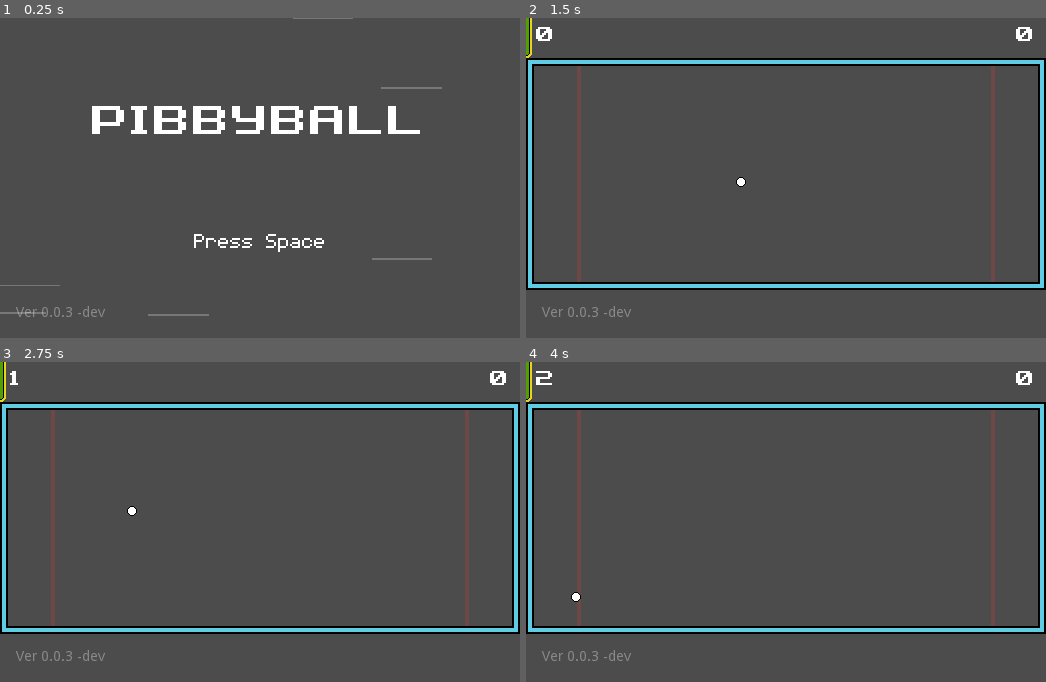
Above: before the commit, frames 1-4 (two rows, left to right).
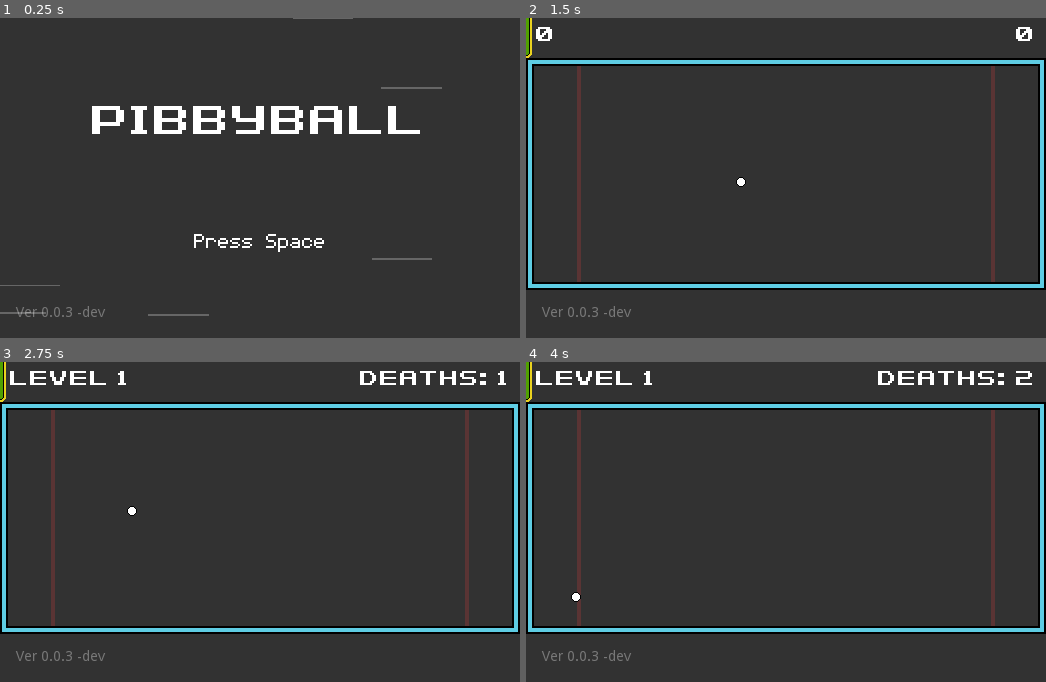
Above: after the commit, the same moments.

Repository: tkshehan/_pong
Game: Godot game, scene res://Main.tscn
Same seed, same stepped clock (60 frames per second), same inputs: the game is played once before the commit and once after it. Sound files missing from this copy of the repository are replaced by a short silence.
Inputs:
- Up to frame 1 (0.25 s): no input
- Up to frame 2 (1.5 s): tap Space (pause) at 0.5, 1.25 s; hold Up (move_up) 0.53-1.28 s; tap Enter (ui_accept) at 0.77 s; hold Down (move_down) from 1.28 s (still down)
- Up to frame 3 (2.75 s): tap Enter (ui_accept) at 1.52 s; release Down (move_down) at 2.03 s; hold Up (move_up) from 2.03 s (still down)
- Up to frame 4 (4 s): tap Enter (ui_accept) at 3.02, 3.77 s; release Up (move_up) at 3.53 s; hold Down (move_down) from 3.53 s (still down)

The runs differ from the first frame. In frame 1, 97% of the frame differs, in the area x 0-100%, y 0-100%; in frame 2, 91%; in frame 3, 91%; in frame 4, 91%.
Error after the commit: Invalid call to function 'update_scores' in base 'Control (HUD.gd)'. Expected 1 arguments. (res://Game/Game.gd:8)

Commit message:
added level progression hud improvements for single player #66ake0

Diff:
--- a/Game/Game.gd
+++ b/Game/Game.gd
@@ -5,11 +5,19 @@
 func _ready():
 	$World.spawn_ball()
 	$HUD/PauseMenu.popup_centered()
+	$HUD.update_scores()
 
 func _on_World_goal(side) -> void:
 	if side == "left":
+		scores[1] += 1
+	elif side == "right":
 		scores[0] += 1
-		$HUD/Score/HBoxContainer/LeftLabel.text = str(scores[0])
-	if side == "right":
-		scores[1] += 1
-		$HUD/Score/HBoxContainer/RightLabel.text = str(scores[1])
+	if _is_game_over():
+		pass
+	$HUD.update_scores(scores)
+
+func _is_game_over():
+	if GameState.num_of_players == 1:
+		return scores[1] > 9
+	else:
+		return scores[0] >= 5 or scores[1] >= 5
--- a/Game/Game.tscn
+++ b/Game/Game.tscn
@@ -8,6 +8,7 @@
 [ext_resource path="res://Game/Actors/Net.tscn" type="PackedScene" id=6]
 [ext_resource path="res://Game/Game.gd" type="Script" id=7]
 [ext_resource path="res://Game/World.gd" type="Script" id=8]
+[ext_resource path="res://Game/HUD.gd" type="Script" id=9]
 
 [sub_resource type="DynamicFont" id=1]
 font_data = ExtResource( 4 )
@@ -63,6 +64,7 @@
 [node name="HUD" type="Control" parent="."]
 anchor_right = 1.0
 anchor_bottom = 1.0
+script = ExtResource( 9 )
 __meta__ = {
 "_edit_use_anchors_": false
 }
--- /dev/null
+++ b/Game/HUD.gd
@@ -0,0 +1,9 @@
+extends Control
+
+func update_scores(scores):
+	if GameState.num_of_players == 1:
+		$Score/HBoxContainer/LeftLabel.text = 'Level ' + str(scores[0] + 1)
+		$Score/HBoxContainer/RightLabel.text = 'Deaths: ' + str(scores[1])
+	else:
+		$Score/HBoxContainer/LeftLabel.text = str(scores[1])
+		$Score/HBoxContainer/RightLabel.text = str(scores[0])
--- a/Main.gd
+++ b/Main.gd
@@ -26,7 +26,7 @@
 
 func start_game():
 	$GUI/TitleScreen.queue_free()
-	$World.add_child(
+	$Game.add_child(
 		game.instance()
 	)
 
--- a/Main.tscn
+++ b/Main.tscn
@@ -6,7 +6,7 @@
 [node name="Main" type="Node"]
 script = ExtResource( 1 )
 
-[node name="World" type="Node2D" parent="."]
+[node name="Game" type="Node2D" parent="."]
 
 [node name="GUI" type="Control" parent="."]
 anchor_right = 1.0
--- a/project.godot
+++ b/project.godot
@@ -99,5 +99,5 @@
 [rendering]
 
 quality/2d/use_pixel_snap=true
-environment/default_clear_color=Color( 0.301961, 0.301961, 0.301961, 1 )
+environment/default_clear_color=Color( 0.2, 0.2, 0.2, 1 )
 environment/default_environment="res://default_env.tres"
Not shown, changed: .mono/metadata/ide_server_meta.txt
Not shown: 1 places in Game/Game.tscn that only renumber resources
Not shown, changed: README.md
